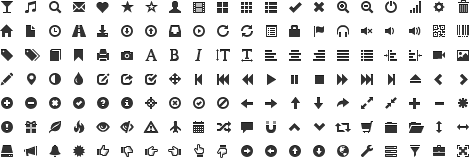
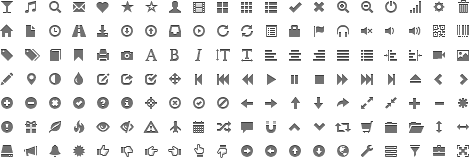
Before/after of a 469x159 layered artwork. What changed in the layer stack:
hid "Layer 1" over bbox(0, 0, 469, 158)
